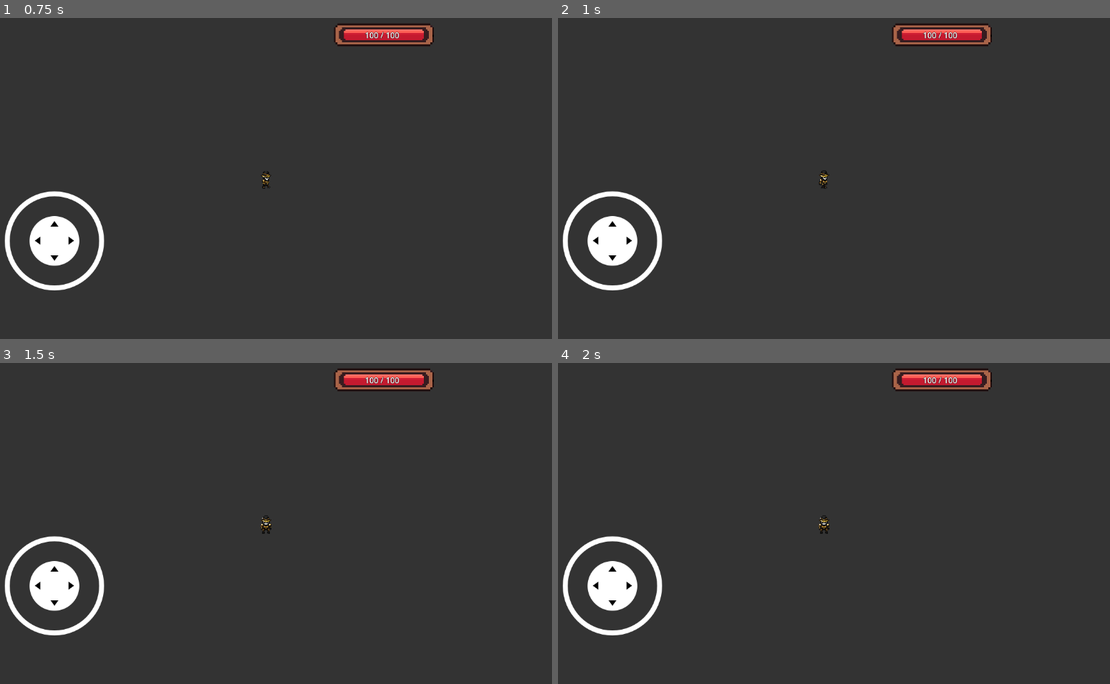
Above: before the commit, frames 1-4 (two rows, left to right).
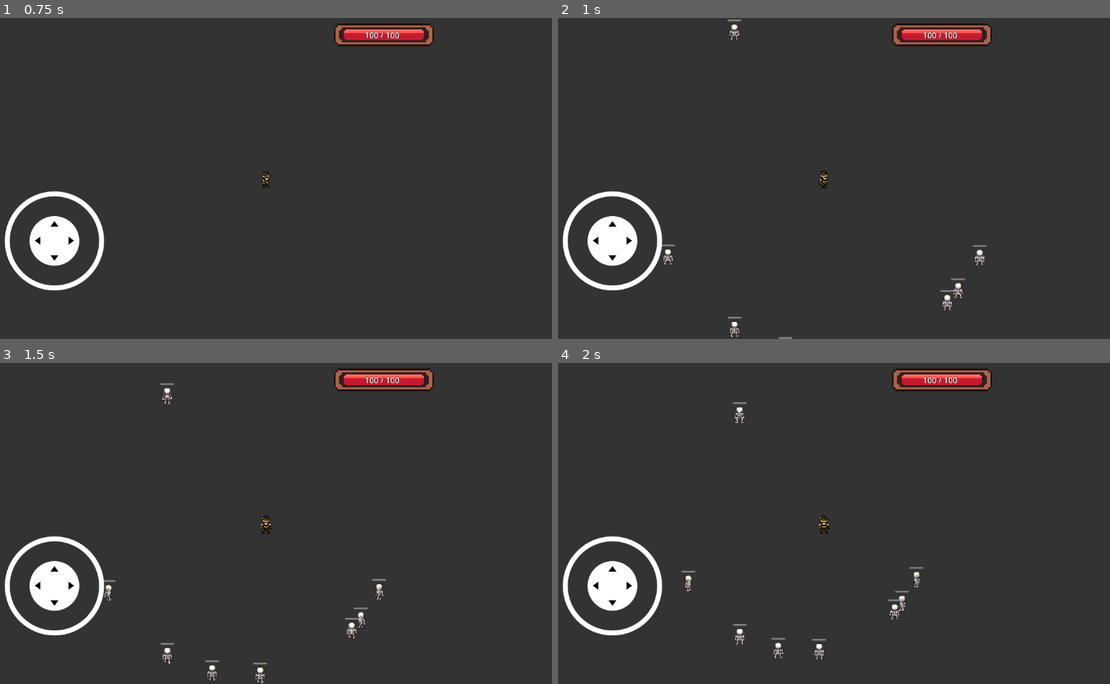
Above: after the commit, the same moments.

Repository: ondrajasnik/RocnikovyProjekt
Game: Godot game, scene res://scenes/main.tscn
The game is run twice, just before and just after one commit, with the same random seed, the same clock (stepped at 60 frames per second) and the same inputs.
Inputs (mouse positions are in pixels of both pictures, inside the frame that each line leads up to):
- Up to frame 1 (0.75 s): tap Enter at 0.5 s; move the mouse to (391, 162) at 0.52 s; hold Right (ui_right) from 0.53 s (still down); click (391, 162) at 0.67 s
- Up to frame 2 (1 s): keep holding Right (ui_right)
- Up to frame 3 (1.5 s): release Right (ui_right) at 1.25 s; drag from (149, 539) to (281, 523) at 1.27 s
- Up to frame 4 (2 s): no input

Frame 1 is identical in both runs. In frame 2, 0.4% of the frame differs, in the area x 18-78%, y 0-100%; in frame 3, 0.5%, in the area x 18-70%, y 6-100%; in frame 4, 0.5%.

Commit message:
Add fireball projectiles, enemy AI, auto-attack system and enemy spawner

Diff:
--- /dev/null
+++ b/scenes/enemy.tscn
@@ -0,0 +1,122 @@
+[gd_scene load_steps=7 format=3]
+
+[ext_resource type="Script" path="res://scripts/enemy.gd" id="1"]
+[ext_resource type="Texture2D" path="res://assets/enemy/skeleton_sprites.png" id="2"]
+
+[sub_resource type="CircleShape2D" id="CircleShape2D_enemy"]
+radius = 20.0
+
+[sub_resource type="CircleShape2D" id="CircleShape2D_detection"]
+radius = 200.0
+
+[sub_resource type="Animation" id="Animation_walk_up"]
+resource_name = "walk_up"
+length = 0.9
+loop_mode = 1
+tracks/0/type = "value"
+tracks/0/imported = false
+tracks/0/enabled = true
+tracks/0/path = NodePath("Sprite2D:frame")
+tracks/0/interp = 1
+tracks/0/loop_wrap = true
+tracks/0/keys = {
+"times": PackedFloat32Array(0, 0.1, 0.2, 0.3, 0.4, 0.5, 0.6, 0.7, 0.8),
+"transitions": PackedFloat32Array(1, 1, 1, 1, 1, 1, 1, 1, 1),
+"update": 1,
+"values": [0, 1, 2, 3, 4, 5, 6, 7, 8]
+}
+
+[sub_resource type="Animation" id="Animation_walk_left"]
+resource_name = "walk_left"
+length = 0.9
+loop_mode = 1
+tracks/0/type = "value"
+tracks/0/imported = false
+tracks/0/enabled = true
+tracks/0/path = NodePath("Sprite2D:frame")
+tracks/0/interp = 1
+tracks/0/loop_wrap = true
+tracks/0/keys = {
+"times": PackedFloat32Array(0, 0.1, 0.2, 0.3, 0.4, 0.5, 0.6, 0.7, 0.8),
+"transitions": PackedFloat32Array(1, 1, 1, 1, 1, 1, 1, 1, 1),
+"update": 1,
+"values": [9, 10, 11, 12, 13, 14, 15, 16, 17]
+}
+
+[sub_resource type="Animation" id="Animation_walk_down"]
+resource_name = "walk_down"
+length = 0.9
+loop_mode = 1
+tracks/0/type = "value"
+tracks/0/imported = false
+tracks/0/enabled = true
+tracks/0/path = NodePath("Sprite2D:frame")
+tracks/0/interp = 1
+tracks/0/loop_wrap = true
+tracks/0/keys = {
+"times": PackedFloat32Array(0, 0.1, 0.2, 0.3, 0.4, 0.5, 0.6, 0.7, 0.8),
+"transitions": PackedFloat32Array(1, 1, 1, 1, 1, 1, 1, 1, 1),
+"update": 1,
+"values": [18, 19, 20, 21, 22, 23, 24, 25, 26]
+}
+
+[sub_resource type="Animation" id="Animation_walk_right"]
+resource_name = "walk_right"
+length = 0.9
+loop_mode = 1
+tracks/0/type = "value"
+tracks/0/imported = false
+tracks/0/enabled = true
+tracks/0/path = NodePath("Sprite2D:frame")
+tracks/0/interp = 1
+tracks/0/loop_wrap = true
+tracks/0/keys = {
+"times": PackedFloat32Array(0, 0.1, 0.2, 0.3, 0.4, 0.5, 0.6, 0.7, 0.8),
+"transitions": PackedFloat32Array(1, 1, 1, 1, 1, 1, 1, 1, 1),
+"update": 1,
+"values": [27, 28, 29, 30, 31, 32, 33, 34, 35]
+}
+
+[sub_resource type="AnimationLibrary" id="AnimationLibrary"]
+_data = {
+"walk_down": SubResource("Animation_walk_down"),
+"walk_left": SubResource("Animation_walk_left"),
+"walk_right": SubResource("Animation_walk_right"),
+"walk_up": SubResource("Animation_walk_up")
+}
+
+[node name="Enemy" type="RigidBody2D"]
+script = ExtResource("1")
+collision_layer = 2
+collision_mask = 1
+gravity_scale = 0.0
+lock_rotation = true
+linear_damp = 5.0
+
+[node name="Sprite2D" type="Sprite2D" parent="."]
+texture_filter = 1
+texture = ExtResource("2")
+hframes = 9
+vframes = 13
+
+[node name="CollisionShape2D" type="CollisionShape2D" parent="."]
+shape = SubResource("CircleShape2D_enemy")
+
+[node name="AnimationPlayer" type="AnimationPlayer" parent="."]
+libraries = {
+"": SubResource("AnimationLibrary")
+}
+
+[node name="DetectionArea" type="Area2D" parent="."]
+collision_layer = 0
+collision_mask = 1
+
+[node name="CollisionShape2D" type="CollisionShape2D" parent="DetectionArea"]
+shape = SubResource("CircleShape2D_detection")
+
+[node name="HealthBar" type="ProgressBar" parent="."]
+offset_left = -20.0
+offset_top = -30.0
+offset_right = 20.0
+offset_bottom = -25.0
+show_percentage = false
--- a/scenes/main.tscn
+++ b/scenes/main.tscn
@@ -1,8 +1,9 @@
-[gd_scene load_steps=4 format=3 uid="uid://dr1t2bjwq5fi5"]
+[gd_scene load_steps=5 format=3 uid="uid://dr1t2bjwq5fi5"]
 
 [ext_resource type="PackedScene" uid="uid://d4km7udpob73a" path="res://scenes/mage.tscn" id="1"]
 [ext_resource type="PackedScene" uid="uid://dmr0fcamx7t56" path="res://addons/virtual_joystick/virtual_joystick_scene.tscn" id="2"]
-[ext_resource type="PackedScene" path="res://scenes/ui.tscn" id="3"]
+[ext_resource type="PackedScene" uid="uid://c65tg7whw1770" path="res://scenes/ui.tscn" id="3"]
+[ext_resource type="Script" path="res://scripts/enemy_spawner.gd" id="4"]
 
 [node name="main" type="Node2D"]
 
@@ -21,11 +22,8 @@
 
 [node name="PlayerMage" parent="." instance=ExtResource("1")]
 
-[node name="Enemy" type="RigidBody2D" parent="."]
-
-[node name="Sprite2D" type="Sprite2D" parent="Enemy"]
-
-[node name="CollisionShape2D" type="CollisionShape2D" parent="Enemy"]
+[node name="EnemySpawner" type="Node2D" parent="."]
+script = ExtResource("4")
 
 [node name="UILayer" type="CanvasLayer" parent="."]
 
--- a/scenes/projectile.tscn
+++ b/scenes/projectile.tscn
@@ -1,10 +1,54 @@
-[gd_scene load_steps=2 format=3]
+[gd_scene load_steps=5 format=3]
 
-[ext_resource type="Script" path="res://scripts/projectile.gd" id="1_projectile_script"]
+[ext_resource type="Script" path="res://scripts/projectile.gd" id="1"]
+[ext_resource type="Texture2D" path="res://assets/PlayerMageTexture/fireball.png" id="2"]
+
+[sub_resource type="CircleShape2D" id="CircleShape2D_projectile"]
+radius = 6.0
+
+[sub_resource type="Animation" id="Animation_fireball"]
+resource_name = "fireball"
+length = 0.5
+loop_mode = 1
+tracks/0/type = "value"
+tracks/0/imported = false
+tracks/0/enabled = true
+tracks/0/path = NodePath("Sprite2D:frame")
+tracks/0/interp = 1
+tracks/0/loop_wrap = true
+tracks/0/keys = {
+"times": PackedFloat32Array(0, 0.1, 0.2, 0.3, 0.4),
+"transitions": PackedFloat32Array(1, 1, 1, 1, 1),
+"update": 1,
+"values": [0, 1, 2, 1, 0]
+}
+
+[sub_resource type="AnimationLibrary" id="AnimationLibrary"]
+_data = {
+"fireball": SubResource("Animation_fireball")
+}
 
 [node name="Projectile" type="Area2D"]
-script = ExtResource("1_projectile_script")
+script = ExtResource("1")
+collision_layer = 4
+collision_mask = 2
 
 [node name="Sprite2D" type="Sprite2D" parent="."]
+texture_filter = 1
+scale = Vector2(0.6, 0.6)
+texture = ExtResource("2")
+vframes = 3
 
 [node name="CollisionShape2D" type="CollisionShape2D" parent="."]
+shape = SubResource("CircleShape2D_projectile")
+
+[node name="AnimationPlayer" type="AnimationPlayer" parent="."]
+autoplay = "fireball"
+libraries = {
+"": SubResource("AnimationLibrary")
+}
+
+[node name="Lifetime" type="Timer" parent="."]
+wait_time = 3.0
+one_shot = true
+autostart = true
--- /dev/null
+++ b/scripts/enemy.gd
@@ -0,0 +1,143 @@
+extends RigidBody2D
+
+# --- Základní statistiky nepřítele ---
+var base_max_hp: int = 50
+var base_damage: int = 5
+var base_move_speed: float = 150.0
+var base_attack_speed: float = 1.0  # útoky za sekundu
+
+# --- Aktuální statistiky (upravitelné během hry) ---
+var max_hp: int = 50
+var current_hp: int = 50
+var damage: int = 5
+var move_speed: float = 150.0
+var attack_speed: float = 1.0
+
+# --- Ostatní nastavení ---
+var attack_range: float = 80.0  # Zvětšeno z 50.0 na 80.0
+var detection_range: float = 200.0
+var difficulty_multiplier: float = 1.0  # Zvyšuje se s časem/vlnami
+
+var player = null
+var attack_timer: float = 0.0
+var is_attacking: bool = false
+
+@onready var sprite = $Sprite2D
+@onready var health_bar = $HealthBar
+@onready var detection_area = $DetectionArea
+@onready var anim_player = $AnimationPlayer
+
+func _ready():
+	add_to_group("enemies")
+	detection_area.body_entered.connect(_on_detection_area_body_entered)
+	detection_area.body_exited.connect(_on_detection_area_body_exited)
+	_apply_difficulty()
+	_update_health_bar()
+
+func _apply_difficulty():
+	# Aplikuje difficulty multiplier na statistiky
+	max_hp = int(base_max_hp * difficulty_multiplier)
+	current_hp = max_hp
+	damage = int(base_damage * difficulty_multiplier)
+	move_speed = base_move_speed * difficulty_multiplier
+	attack_speed = base_attack_speed * difficulty_multiplier
+
+func _physics_process(delta):
+	# Pokus najít hráče, pokud není nastaven
+	if not player:
+		player = get_tree().root.find_child("PlayerMage", true, false)
+
+	if player and is_instance_valid(player):
+		_follow_player(delta)
+		_update_attack(delta)
+	else:
+		linear_velocity = Vector2.ZERO
+
+func _follow_player(delta):
+	var direction = (player.global_position - global_position).normalized()
+	var distance = global_position.distance_to(player.global_position)
+
+	# Pohyb k hráči, ale zastaví se v attack_range
+	if distance > attack_range:
+		linear_velocity = direction * move_speed
+		_play_walk_animation(direction)
+		is_attacking = false
+	else:
+		linear_velocity = Vector2.ZERO
+		is_attacking = true
+
+func _update_attack(delta):
+	# Aktualizuje attack timer a útočí podle attack_speed
+	if not is_attacking:
+		attack_timer = 0.0
+		return
+
+	attack_timer += delta
+	var attack_interval = 1.0 / attack_speed  # Převod útoků/s na sekundy mezi útoky
+
+	if attack_timer >= attack_interval:
+		_attack_player()
+		attack_timer = 0.0
+
+func _play_walk_animation(direction: Vector2):
+	if not anim_player:
+		return
+
+	# Určení směru a přehrání správné animace
+	if abs(direction.x) > abs(direction.y):
+		# Pohyb vlevo/vpravo
+		if direction.x > 0:
+			anim_player.play("walk_right")
+		else:
+			anim_player.play("walk_left")
+	else:
+		# Pohyb nahoru/dolů
+		if direction.y > 0:
+			anim_player.play("walk_down")
+		else:
+			anim_player.play("walk_up")
+
+func _attack_player():
+	if not player or not is_instance_valid(player):
+		return
+
+	var distance = global_position.distance_to(player.global_position)
+
+	if distance <= attack_range:
+		if player.has_method("take_damage"):
+			player.take_damage(damage)
+			print("Enemy dealt ", damage, " damage! Player HP: ", player.current_hp)
+
+func _on_detection_area_body_entered(body):
+	if body.name == "PlayerMage":
+		player = body
+
+func _on_detection_area_body_exited(body):
+	if body == player:
+		player = null
+		is_attacking = false
+
+func take_damage(amount):
+	current_hp -= amount
+	_update_health_bar()
+
+	# Flash efekt při zásahu
+	sprite.modulate = Color.WHITE
+	await get_tree().create_timer(0.1).timeout
+	sprite.modulate = Color(1, 1, 1, 1)
+
+	if current_hp <= 0:
+		die()
+
+func _update_health_bar():
+	health_bar.max_value = max_hp
+	health_bar.value = current_hp
+
+func increase_difficulty(multiplier: float):
+	# Zvýší obtížnost nepřítele (volej při spawnu nových vln)
+	difficulty_multiplier = multiplier
+	_apply_difficulty()
+
+func die():
+	print("Enemy died!")
+	queue_free()
--- /dev/null
+++ b/scripts/enemy_spawner.gd
@@ -0,0 +1,66 @@
+extends Node2D
+
+var enemy_scene = preload("res://scenes/enemy.tscn")
+var player = null
+
+# Nastavení spawnování
+var max_enemies: int = 8
+var spawn_radius: float = 500.0  # Vzdálenost od hráče kde se spawnují
+var difficulty_multiplier: float = 1.0
+
+var check_timer: float = 0.0
+var difficulty_timer: float = 0.0
+var difficulty_increase_interval: float = 30.0  # Zvýší obtížnost každých 30 sekund
+
+func _ready():
+    # Najdi hráče
+    player = get_tree().root.find_child("PlayerMage", true, false)
+
+    # Spawn počátečních nepřátel
+    for i in range(max_enemies):
+        spawn_enemy()
+
+func _process(delta):
+    # Každou sekundu kontroluj počet nepřátel
+    check_timer += delta
+    if check_timer >= 1.0:
+        check_timer = 0.0
+        maintain_enemy_count()
+
+    # Zvyšuj obtížnost po čase
+    difficulty_timer += delta
+    if difficulty_timer >= difficulty_increase_interval:
+        difficulty_timer = 0.0
+        increase_difficulty()
+
+func maintain_enemy_count():
+    # Spočítej živé nepřátele
+    var enemies = get_tree().get_nodes_in_group("enemies")
+    var alive_count = enemies.size()
+
+    # Doplň chybějící nepřátele do maxima
+    var to_spawn = max_enemies - alive_count
+    if to_spawn > 0:
+        for i in range(to_spawn):
+            spawn_enemy()
+
+func spawn_enemy():
+    if not player or not is_instance_valid(player):
+        return
+
+    var enemy = enemy_scene.instantiate()
+
+    # Náhodná pozice kolem hráče
+    var angle = randf() * TAU  # Náhodný úhel (0-360°)
+    var spawn_pos = player.global_position + Vector2(cos(angle), sin(angle)) * spawn_radius
+
+    enemy.position = spawn_pos
+    enemy.increase_difficulty(difficulty_multiplier)
+
+    get_parent().add_child(enemy)
+
+func increase_difficulty():
+    # Zvyš obtížnost (nepřátelé budou silnější)
+    difficulty_multiplier += 0.15
+    max_enemies += 1  # Přidej 1 nepřítele navíc
+    print("Difficulty increased! Multiplier: ", difficulty_multiplier, " / Max enemies: ", max_enemies)
--- a/scripts/mage.gd
+++ b/scripts/mage.gd
@@ -11,6 +11,7 @@
 var move_speed: float = 250.0
 var defense: float = 0.2 # 20% snížení damage
 var lifesteal: float = 0.1 # 10% poškození vráceno jako HP
+var attack_range: float = 300.0  # Dosah útoku
 
 var attack_timer := 0.0
 
@@ -97,15 +98,48 @@
 		_shoot_projectiles()
 
 func _shoot_projectiles():
+	# Najdi nejbližšího nepřítele v dosahu
+	var nearest_enemy = _find_nearest_enemy()
+
+	if not nearest_enemy:
+		return  # Žádný nepřítel v dosahu
+
+	# Směr k nepříteli
+	var direction_to_enemy = (nearest_enemy.global_position - global_position).normalized()
+
+	# Vystřel projectile_count projektilů
 	for i in range(projectile_count):
 		var projectile = projectile_scene.instantiate()
 		projectile.position = global_position
-		projectile.direction = Vector2.RIGHT.rotated(deg_to_rad(i * (360.0 / projectile_count)))
+
+		# Pokud je víc projektilů, rozestři je do vějíře
+		var angle_offset = 0.0
+		if projectile_count > 1:
+			var spread_angle = 30.0  # Úhel rozestupu ve stupních
+			angle_offset = (i - (projectile_count - 1) / 2.0) * spread_angle
+
+		projectile.direction = direction_to_enemy.rotated(deg_to_rad(angle_offset))
 		projectile.damage = damage
 		projectile.lifesteal_percent = lifesteal
 		projectile.owner_mage = self
 		projectile.scale = Vector2(projectile_size, projectile_size)
 		get_parent().add_child(projectile)
+
+func _find_nearest_enemy():
+	var enemies = get_tree().get_nodes_in_group("enemies")
+	var nearest_enemy = null
+	var nearest_distance = attack_range
+
+	for enemy in enemies:
+		if not is_instance_valid(enemy):
+			continue
+
+		var distance = global_position.distance_to(enemy.global_position)
+		if distance < nearest_distance:
+			nearest_distance = distance
+			nearest_enemy = enemy
+
+	return nearest_enemy
 
 func _regenerate_hp(delta):
 	current_hp = min(current_hp + hp_regen * delta, max_hp)
@@ -113,8 +147,13 @@
 func take_damage(amount):
 	var reduced = amount * (1.0 - defense)
 	current_hp -= reduced
+	print("Player took ", reduced, " damage! HP: ", current_hp, "/", max_hp)
 	if current_hp <= 0:
-		queue_free() # smrt hráče
+		die()
 
 func heal(amount):
 	current_hp = min(current_hp + amount, max_hp)
+
+func die():
+	print("Player died!")
+	queue_free()
--- a/scripts/projectile.gd
+++ b/scripts/projectile.gd
@@ -3,26 +3,34 @@
 var speed: float = 400.0
 var direction: Vector2 = Vector2.RIGHT
 var damage: int = 10
-var lifesteal_percent: float = 0.1
+var lifesteal_percent: float = 0.0
 var owner_mage = null
+
+@onready var sprite = $Sprite2D
+@onready var lifetime_timer = $Lifetime
 
 func _ready():
     body_entered.connect(_on_body_entered)
+    lifetime_timer.timeout.connect(_on_lifetime_timeout)
+
+    # Rotace fireballu podle směru letu
+    rotation = direction.angle()
 
 func _physics_process(delta):
     position += direction * speed * delta
 
 func _on_body_entered(body):
+    # Kontrola, zda zasáhl nepřítele
     if body.is_in_group("enemies"):
-        # Způsob damage nepříteli
         if body.has_method("take_damage"):
             body.take_damage(damage)
 
-        # Vrátí HP hráči (lifesteal)
-        if owner_mage and owner_mage.has_method("heal"):
-            var heal_amount = damage * lifesteal_percent
-            owner_mage.heal(heal_amount)
+            # Lifesteal - vrať HP vlastníkovi
+            if owner_mage and owner_mage.has_method("heal"):
+                var heal_amount = damage * lifesteal_percent
+                owner_mage.heal(heal_amount)
 
-        queue_free() # Zničí projektil po zásahu
-    elif body != owner_mage:
-        queue_free() # Zničí projektil při kolizi s jiným objektem
+            queue_free()  # Zničí projektil po zásahu
+
+func _on_lifetime_timeout():
+    queue_free()  # Zničí projektil po 3 sekundách
Binary file added: assets/PlayerMageTexture/fireball.png
Not shown, added: assets/PlayerMageTexture/fireball.png.import
Binary file added: assets/enemy/skeleton_sprites.png
Not shown, added: assets/enemy/skeleton_sprites.png.import
Not shown, added: scripts/enemy.gd.uid
Not shown, added: scripts/enemy_spawner.gd.uid
